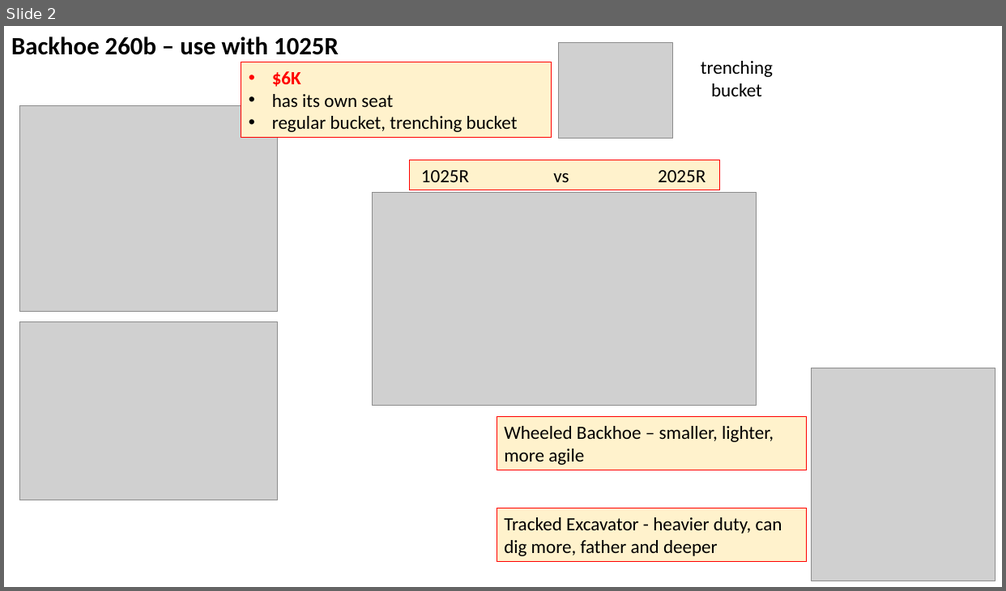
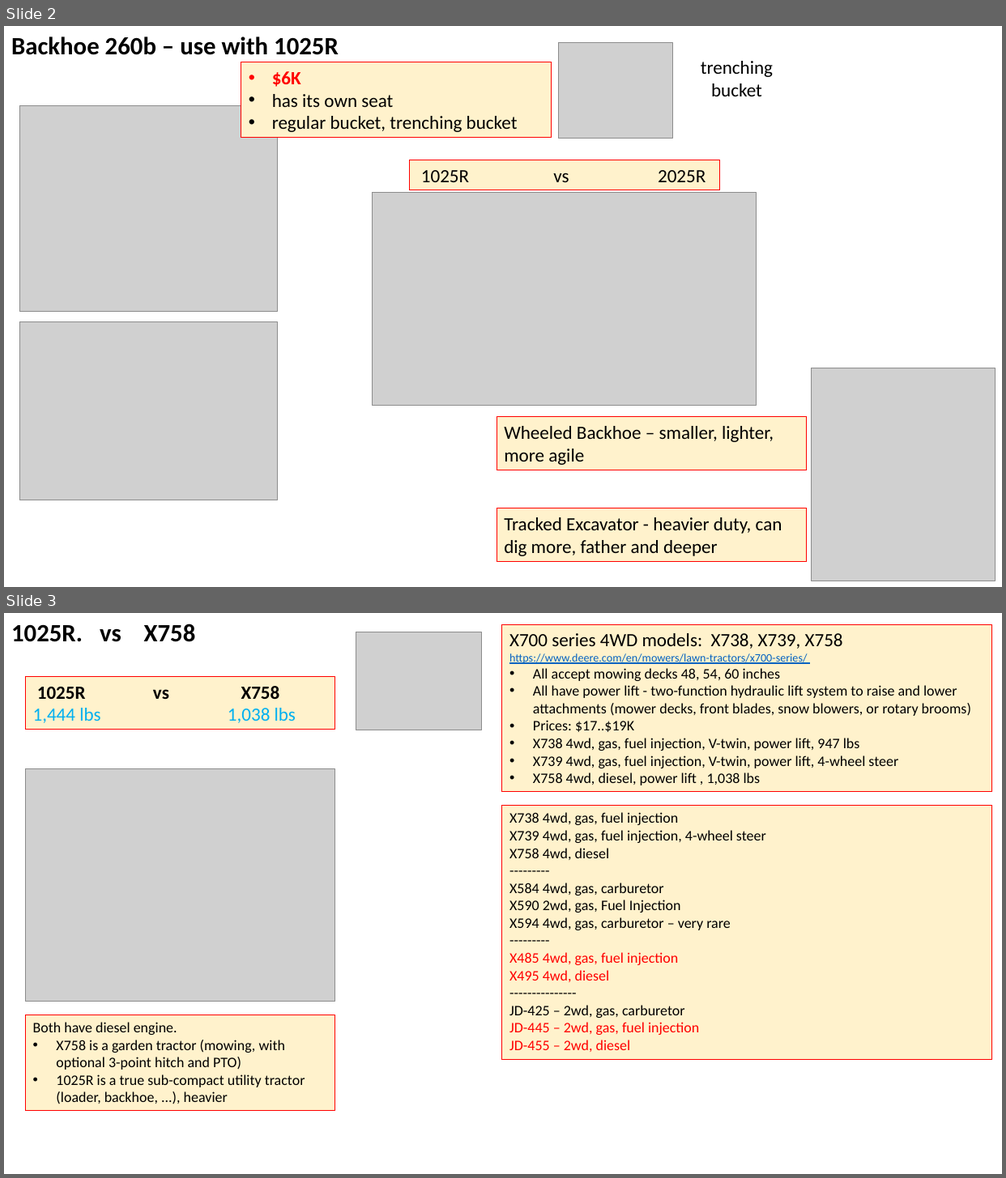
Before and after one commit to lselector/misc_farm, a slide deck: tractor_jd_1025r_X738.pptx. Shown one above the other, each under a label of ours: slide 2 before the commit, slides 2 and 3 after it. The pictures are 1006x591 and 1006x1178 pixels, drawn with LibreOffice and Linux fonts; fonts in the diff are those of the drawing; grey boxes stand for pictures. Boxes give left, top, right and bottom in pixels: in the first picture for what was removed or moved away, otherwise in the second. Text is boxed around its words. In the diff, an @@ line names an element or a change of style, - is before the commit and + after.

```diff
--- a/tractor_jd_1025r_X738.pptx
+++ b/tractor_jd_1025r_X738.pptx
@@ slide 3 added at (4, 613, 1002, 1174), background #FFFFFF @@
@@ text added at (11, 624, 196, 642), 24 pt, text #000000, bold @@
+1025R. vs X758
@@ picture added at (356, 632, 481, 730) @@
@@ rectangle added at (503, 624, 992, 792), fill #FFF2CC, outline #FF0000 0.75 pt, 14 pt, text #000000 @@
+X700 series 4WD models: X738, X739, X758
+https://www.deere.com/en/mowers/lawn-tractors/x700-series/
+• All accept mowing decks 48, 54, 60 inches
+• All have power lift - two-function hydraulic lift system to raise and lower attachments (mower decks, front blades, snow blowers, or rotary brooms)
+• Prices: $17..$19K
+• X738 4wd, gas, fuel injection, V-twin, power lift, 947 lbs
+• X739 4wd, gas, fuel injection, V-twin, power lift, 4-wheel steer
+• X758 4wd, diesel, power lift , 1,038 lbs
@@ rectangle added at (26, 677, 335, 730), fill #FFF2CC, outline #FF0000 0.75 pt, 18 pt, text #00B0F0 @@
+1025R vs X758
+1,444 lbs 1,038 lbs
@@ picture added at (26, 769, 335, 1002) @@
@@ rectangle added at (503, 806, 992, 1060), fill #FFF2CC, outline #FF0000 0.75 pt, 14 pt, text #000000 @@
+X738 4wd, gas, fuel injection
+X739 4wd, gas, fuel injection, 4-wheel steer
+X758 4wd, diesel
+---------
+X584 4wd, gas, carburetor
+X590 2wd, gas, Fuel Injection
+X594 4wd, gas, carburetor – very rare
+---------
+X485 4wd, gas, fuel injection
+X495 4wd, diesel
+---------------
+JD-425 – 2wd, gas, carburetor
+JD-445 – 2wd, gas, fuel injection
+JD-455 – 2wd, diesel
@@ rectangle added at (26, 1015, 335, 1111), fill #FFF2CC, outline #FF0000 0.75 pt, 14 pt, text #000000 @@
+Both have diesel engine.
+• X758 is a garden tractor (mowing, with optional 3-point hitch and PTO)
+• 1025R is a true sub-compact utility tractor (loader, backhoe, ...), heavier
```
Also in this commit, not shown: 1 other file.
